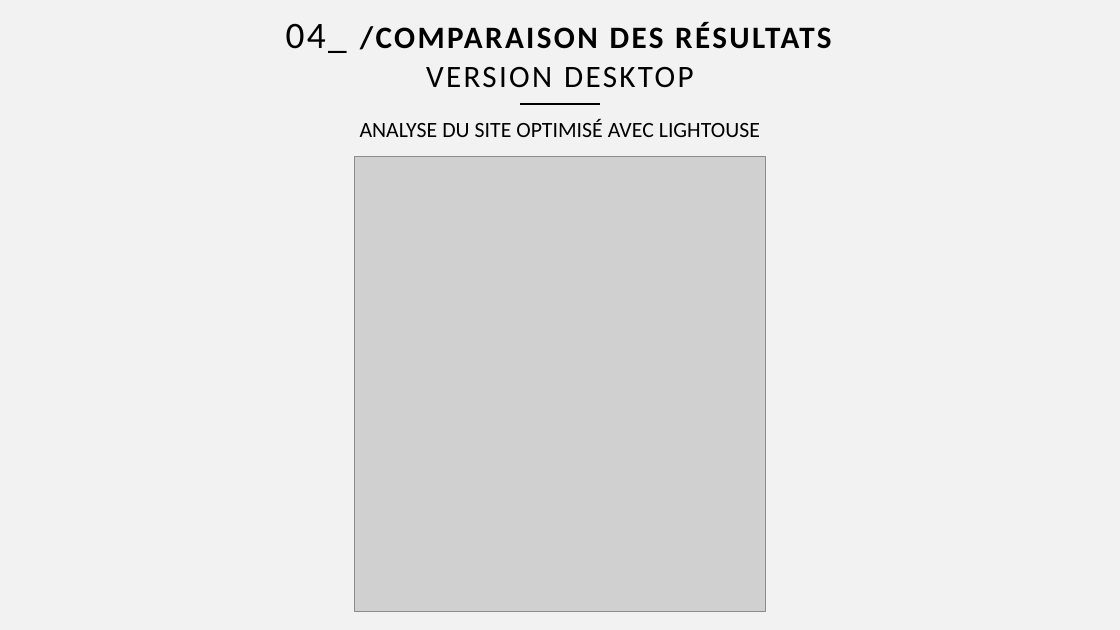
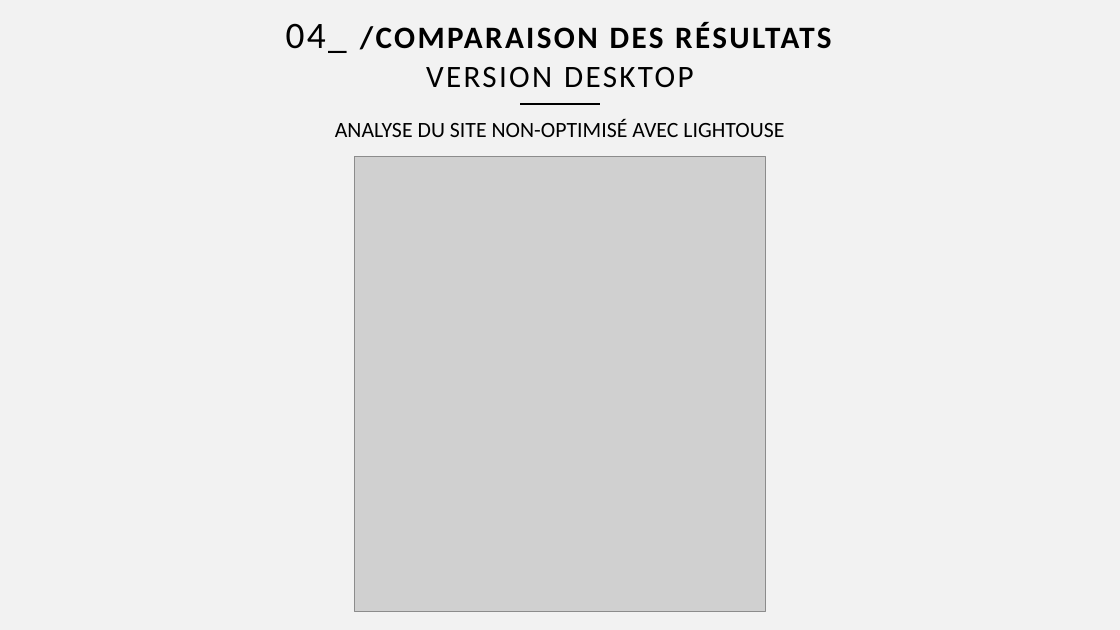
Before and after one commit to jeremydlny/Projet4, a slide deck: slide 22 of Soutenance/Rapport d’optimisation.pptx. Drawn at 1120x630 pixels with LibreOffice and Linux fonts; fonts in the diff are those of the drawing; grey boxes stand for pictures. Boxes give left, top, right and bottom in pixels: in the first picture for what was removed or moved away, otherwise in the second. Text is boxed around its words. In the diff, an @@ line names an element or a change of style, - is before the commit and + after.

```diff
--- a/Soutenance/Rapport d’optimisation.pptx
+++ b/Soutenance/Rapport d’optimisation.pptx
@@ text at (x1=335, y1=119, x2=784, y2=137): text changed @@
-ANALYSE DU SITE OPTIMISÉ AVEC LIGHTOUSE
+ANALYSE DU SITE NON-OPTIMISÉ AVEC LIGHTOUSE
```
Also in this commit, not shown: 2 other slides changed.
